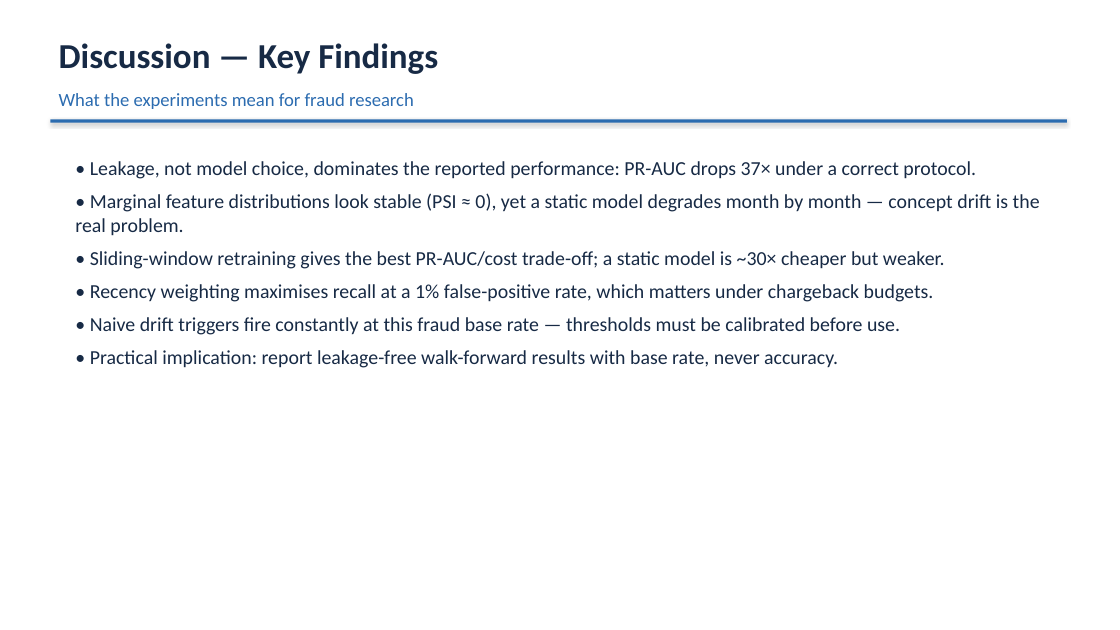
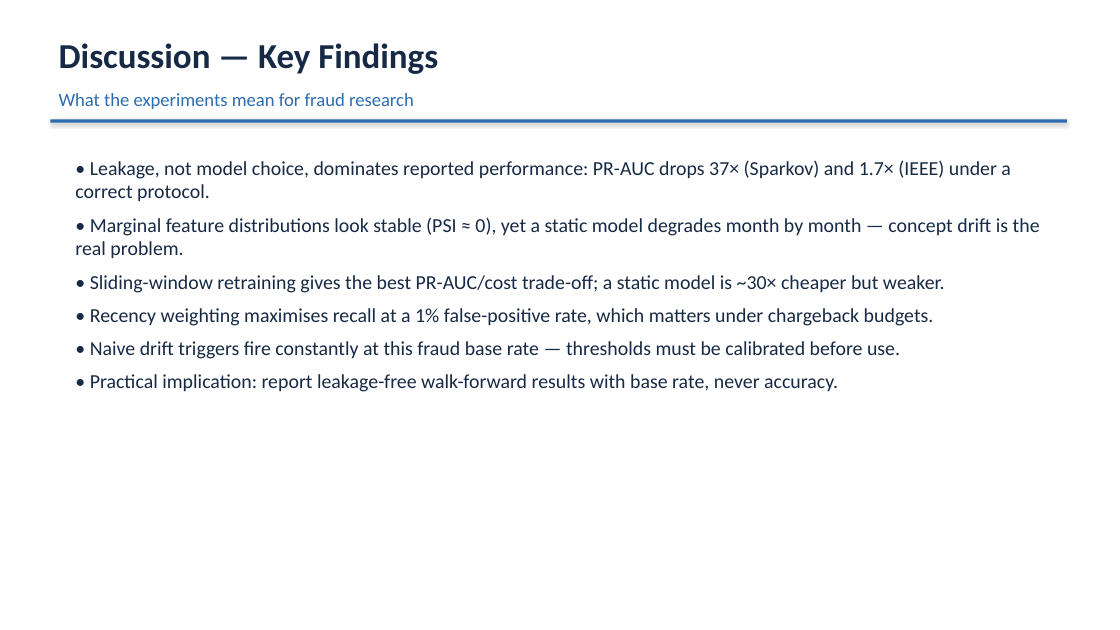
Before and after one commit to Samakshg11/fraud-drift-detection, a slide deck: slide 10 of docs/project_presentation.pptx (slide 9 before the commit). Drawn at 1120x630 pixels with LibreOffice and Linux fonts; fonts in the diff are those of the drawing. Boxes give left, top, right and bottom in pixels: in the first picture for what was removed or moved away, otherwise in the second. Text is boxed around its words. In the diff, an @@ line names an element or a change of style, - is before the commit and + after.

Commit message:
results: finalize IEEE-CIS experiments and 12-slide two-dataset presentation

```diff
--- a/docs/project_presentation.pptx
+++ b/docs/project_presentation.pptx
@@ text at <box>75,160,1011,202</box>: text changed @@
-• Leakage, not model choice, dominates the reported performance: PR-AUC drops 37× under a correct protocol.
+• Leakage, not model choice, dominates reported performance: PR-AUC drops 37× (Sparkov) and 1.7× (IEEE) under a correct protocol.
```
Also in this commit, not shown: 4 other slides changed, 1 slide added, 8 other files.
